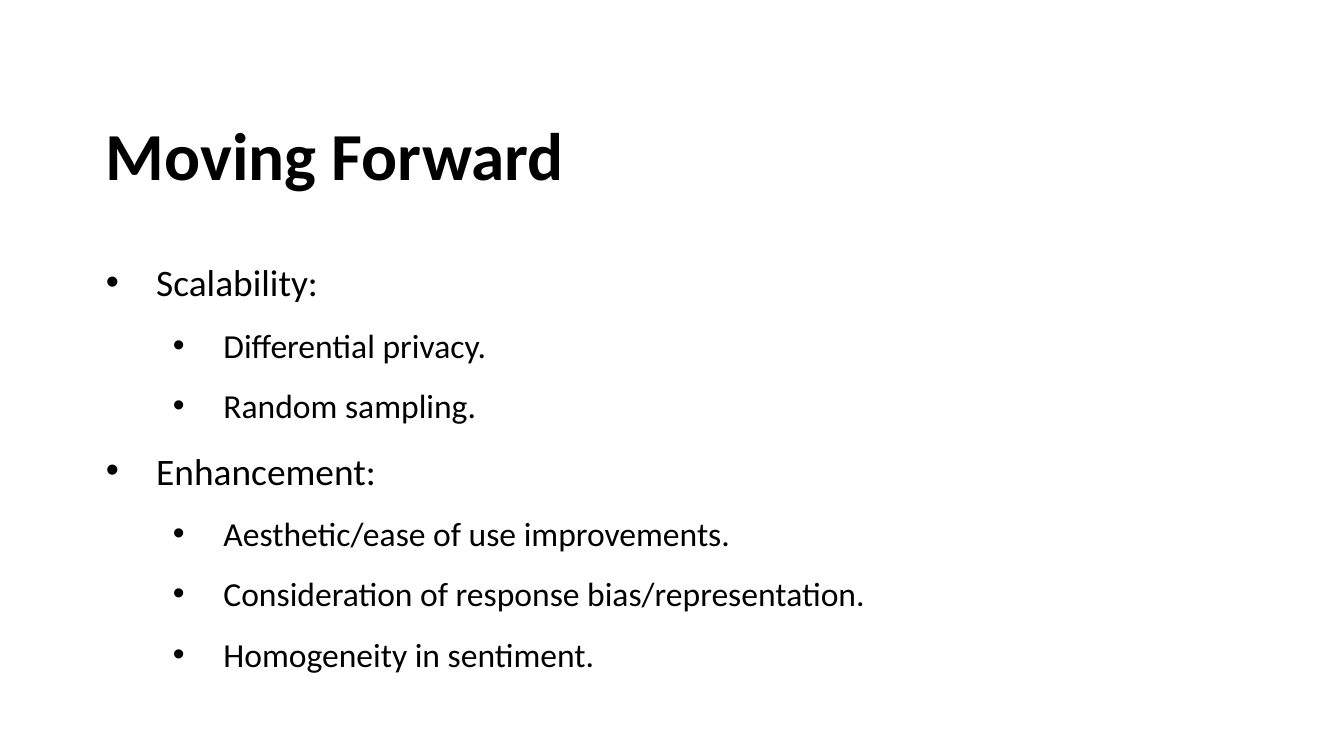
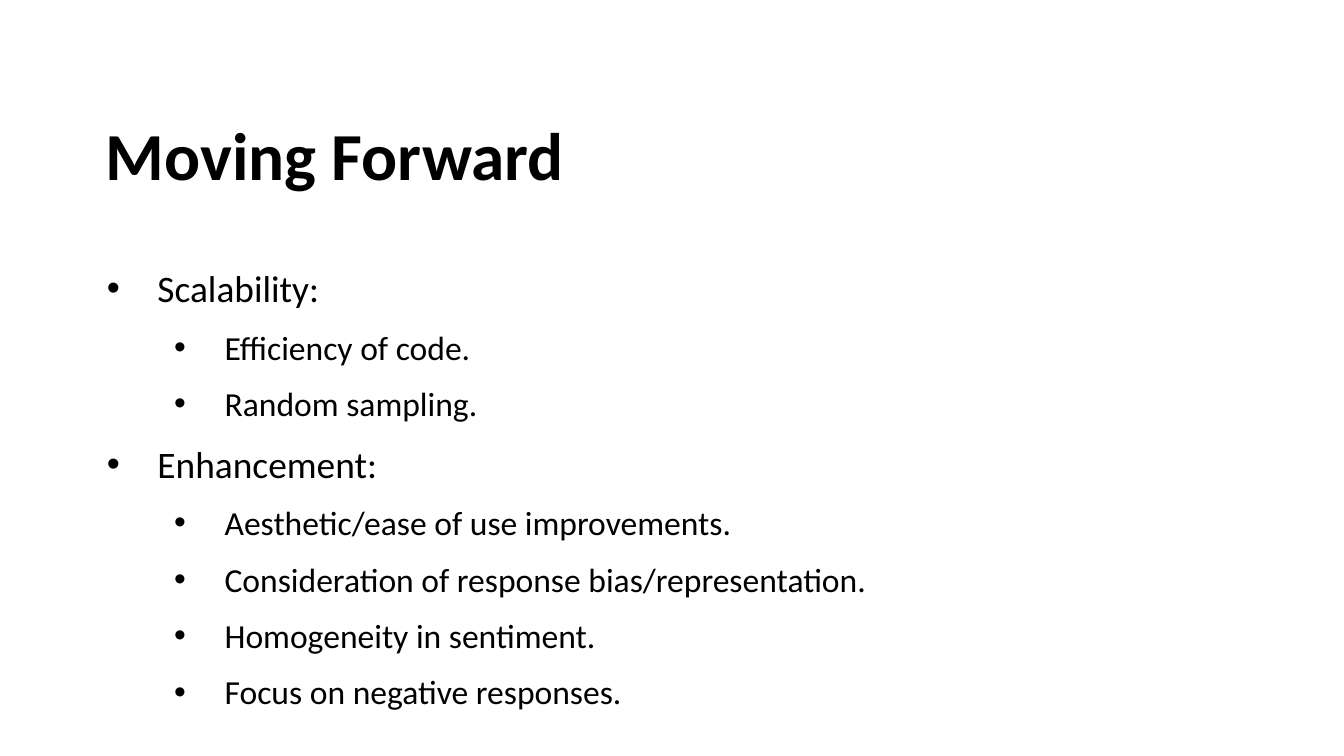
Before and after one commit to ethan-lott/saase-app, a slide deck: slide 11 of Presentation.pptx (slide 12 before the commit). Drawn at 1344x756 pixels with LibreOffice and Linux fonts; fonts in the diff are those of the drawing; background and template pictures are left out. Boxes give left, top, right and bottom in pixels: in the first picture for what was removed or moved away, otherwise in the second. Text is boxed around its words. In the diff, an @@ line names an element or a change of style, - is before the commit and + after.

```diff
--- a/Presentation.pptx
+++ b/Presentation.pptx
@@ text at box(157, 276, 865, 654): line spacing 1.5 to 1.4 @@
@@ text at box(225, 336, 470, 366): text changed @@
-  • Differential privacy.
+  • Efficiency of code.
@@ text at box(225, 681, 621, 710): paragraph added @@
+  • Focus on negative responses.
```
Also in this commit, not shown: 3 other slides changed, 1 slide removed, 1 other file.
